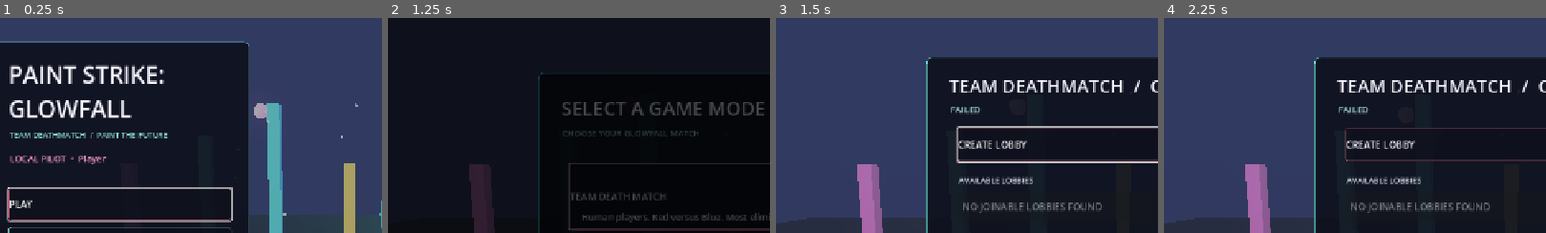
Above: before the commit, frames 1-4 (left to right).
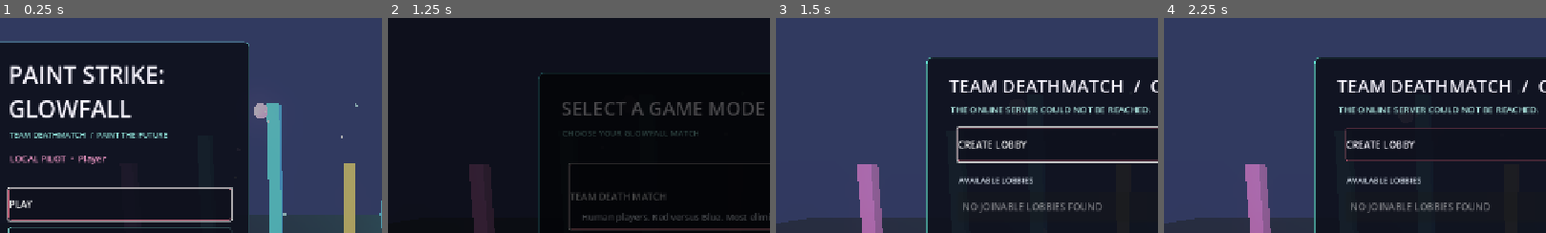
Above: after the commit, the same moments.

Repository: GameDevRocky/project-2
Game: Godot game, scene res://scenes/main.tscn
Two runs of this game, one before a commit and one after it. Both use one fixed random seed, a clock stepped at 60 frames per second and the inputs below.
Inputs (mouse positions are % of the whole screen's width and height, from its top left):
- Up to frame 1 (0.25 s): no input
- Up to frame 2 (1.25 s): click "PLAY" at 0.5 s
- Up to frame 3 (1.5 s): tap Enter (ui_accept) at 1.25 s; move the mouse to (72, 45) at 1.27 s; press the mouse at (72, 45) at 1.28 s; hold D (move_right) from 1.28 s (still down)
- Up to frame 4 (2.25 s): tap Space (jump) at 1.52 s; release D (move_right) at 2 s; release the mouse at (72, 45) at 2 s; click (42, 59) at 2.02 s; type "12" at 2.1 s
The pictures show only the part of the screen within x 4-54%, y 0-50%; the shares and areas given below are measured in that part.

Frames 1-2 are identical in both runs. In frame 3, 1.1% of the frame differs, in the area x 45-98%, y 41-45%; in frame 4, 1.1%.

Commit message:
Fix typed lobby cleanup

Diff:
--- a/scripts/net/network_session.gd
+++ b/scripts/net/network_session.gd
@@ -825,7 +825,8 @@
 	current_game_mode = ""
 	current_host_id = 0
 	match_active = false
-	lobby_changed.emit([])
+	var empty_roster: Array[Dictionary] = []
+	lobby_changed.emit(empty_roster)
 
 
 func _set_state(next_state: int, detail: String) -> void:
